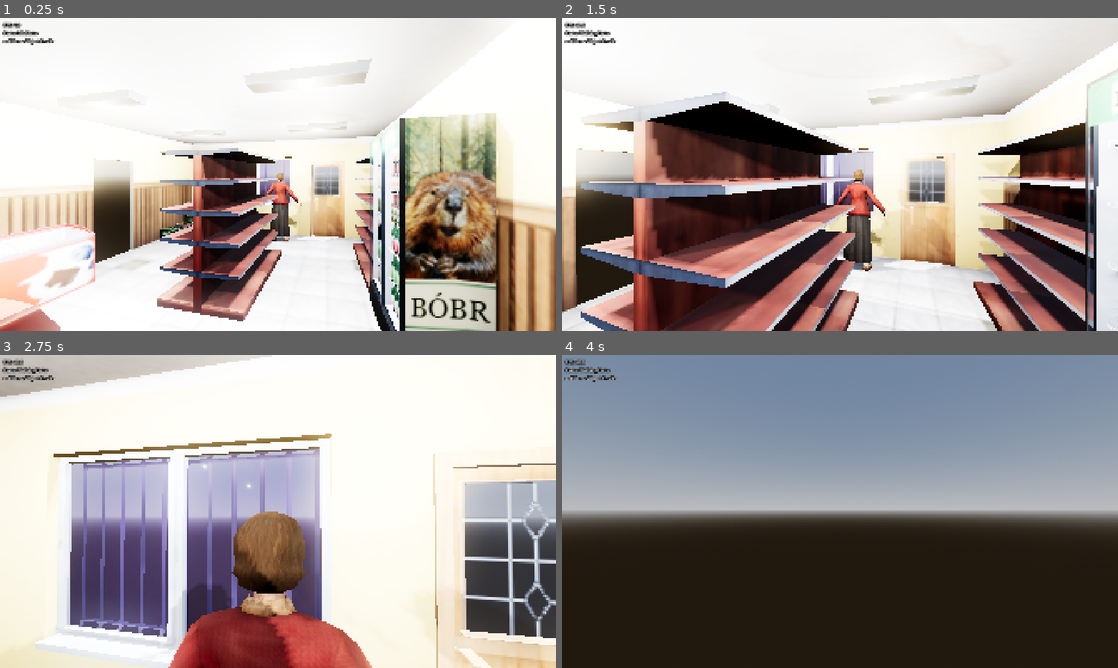
Above: before the commit, frames 1-4 (two rows, left to right).
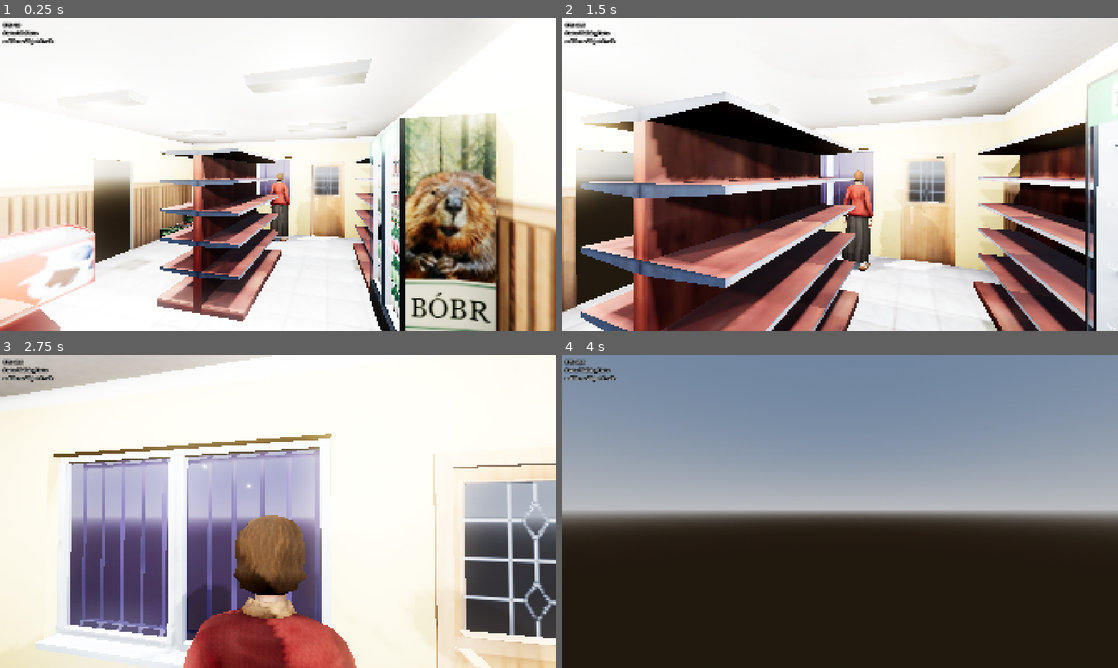
Above: after the commit, the same moments.

Repository: takanazwa5/ProjektMonopolowy
Game: Godot game, scene res://scenes/game/game.tscn
Two runs of this game, one before a commit and one after it. Both use one fixed random seed, a clock stepped at 60 frames per second and the inputs below.
Inputs (mouse positions are in pixels of both pictures, inside the frame that each line leads up to):
- Up to frame 1 (0.25 s): no input
- Up to frame 2 (1.5 s): tap Enter at 0.5 s; move the mouse to (867, 174) at 0.52 s; hold Ctrl (crouch) 0.53-1.28 s; hold W (walk_forward) from 0.53 s (still down); click (867, 174) at 0.67 s; move the mouse to (812, 174) at 1.27 s; tap G (drop_item) at 1.35 s
- Up to frame 3 (2.75 s): keep holding W (walk_forward); move the mouse to (289, 505) at 2.02 s; hold E (interact) from 2.03 s (still down)
- Up to frame 4 (4 s): keep holding W (walk_forward); move the mouse to (834, 517) at 2.77 s; release E (interact) at 2.78 s; tap K at 2.85 s; click (834, 517) at 2.92 s; move the mouse to (878, 514) at 3.52 s; hold L from 3.53 s (still down)

The runs differ from the first frame. In frame 1, 0.3% of the frame differs, in the area x 48-60%, y 51-72%; in frame 2, 0.6%; in frame 3, 2.1%, in the area x 30-79%, y 50-100%; in frame 4, nothing differs.

Commit message:
Add AnimationTree blend for NPC movement
Introduces AnimationTree nodes to all NPC scenes and updates npc.gd to blend between idle and walk animations based on movement speed. Replaces Player.SPEED_WALKING with a local WALKING_SPEED constant for NPCs and synchronizes animation blending with velocity.

Diff:
--- a/features/npc/Andzia/andzia.tscn
+++ b/features/npc/Andzia/andzia.tscn
@@ -7,6 +7,18 @@
 [sub_resource type="CapsuleShape3D" id="CapsuleShape3D_wmxm7"]
 radius = 0.3
 height = 1.8
+
+[sub_resource type="AnimationNodeAnimation" id="AnimationNodeAnimation_nb0pl"]
+animation = &"Rig/Idle_Base"
+
+[sub_resource type="AnimationNodeAnimation" id="AnimationNodeAnimation_cpjtm"]
+animation = &"Rig/Walk_Base"
+
+[sub_resource type="AnimationNodeBlendSpace1D" id="AnimationNodeBlendSpace1D_e8d3k"]
+blend_point_0/node = SubResource("AnimationNodeAnimation_nb0pl")
+blend_point_0/pos = 0.0
+blend_point_1/node = SubResource("AnimationNodeAnimation_cpjtm")
+blend_point_1/pos = 1.0
 
 [node name="Andzia" type="CharacterBody3D"]
 collision_layer = 8
@@ -33,3 +45,9 @@
 libraries = {
 &"Rig": ExtResource("2_553w5")
 }
+
+[node name="AnimationTree" type="AnimationTree" parent="."]
+root_node = NodePath("../character_andzia")
+tree_root = SubResource("AnimationNodeBlendSpace1D_e8d3k")
+anim_player = NodePath("../AnimationPlayer")
+parameters/blend_position = 0.0014925
--- a/features/npc/Basia/basia.tscn
+++ b/features/npc/Basia/basia.tscn
@@ -7,6 +7,18 @@
 [sub_resource type="CapsuleShape3D" id="CapsuleShape3D_wmxm7"]
 radius = 0.3
 height = 1.8
+
+[sub_resource type="AnimationNodeAnimation" id="AnimationNodeAnimation_nb0pl"]
+animation = &"Rig/Idle_Base"
+
+[sub_resource type="AnimationNodeAnimation" id="AnimationNodeAnimation_cpjtm"]
+animation = &"Rig/Walk_Base"
+
+[sub_resource type="AnimationNodeBlendSpace1D" id="AnimationNodeBlendSpace1D_atgwo"]
+blend_point_0/node = SubResource("AnimationNodeAnimation_nb0pl")
+blend_point_0/pos = 0.0
+blend_point_1/node = SubResource("AnimationNodeAnimation_cpjtm")
+blend_point_1/pos = 1.0
 
 [node name="Basia" type="CharacterBody3D"]
 collision_layer = 8
@@ -33,3 +45,9 @@
 libraries = {
 &"Rig": ExtResource("2_0suly")
 }
+
+[node name="AnimationTree" type="AnimationTree" parent="."]
+root_node = NodePath("../character_basia")
+tree_root = SubResource("AnimationNodeBlendSpace1D_atgwo")
+anim_player = NodePath("../AnimationPlayer")
+parameters/blend_position = 0.0014925
--- a/features/npc/Helena/helena.tscn
+++ b/features/npc/Helena/helena.tscn
@@ -7,6 +7,18 @@
 [sub_resource type="CapsuleShape3D" id="CapsuleShape3D_wmxm7"]
 radius = 0.3
 height = 1.8
+
+[sub_resource type="AnimationNodeAnimation" id="AnimationNodeAnimation_7fl6x"]
+animation = &"Rig/Idle_Base"
+
+[sub_resource type="AnimationNodeAnimation" id="AnimationNodeAnimation_1hqpf"]
+animation = &"Rig/Walk_Base"
+
+[sub_resource type="AnimationNodeBlendSpace1D" id="AnimationNodeBlendSpace1D_r1mlf"]
+blend_point_0/node = SubResource("AnimationNodeAnimation_7fl6x")
+blend_point_0/pos = 0.0
+blend_point_1/node = SubResource("AnimationNodeAnimation_1hqpf")
+blend_point_1/pos = 1.0
 
 [node name="Helena" type="CharacterBody3D"]
 collision_layer = 8
@@ -33,3 +45,9 @@
 libraries = {
 &"Rig": ExtResource("3_bji0j")
 }
+
+[node name="AnimationTree" type="AnimationTree" parent="."]
+root_node = NodePath("../character_helena")
+tree_root = SubResource("AnimationNodeBlendSpace1D_r1mlf")
+anim_player = NodePath("../AnimationPlayer")
+parameters/blend_position = 0.0014925
--- a/features/npc/Madzia/madzia.tscn
+++ b/features/npc/Madzia/madzia.tscn
@@ -7,6 +7,18 @@
 [sub_resource type="CapsuleShape3D" id="CapsuleShape3D_wmxm7"]
 radius = 0.3
 height = 1.8
+
+[sub_resource type="AnimationNodeAnimation" id="AnimationNodeAnimation_t0ibd"]
+animation = &"Rig/Idle_Base"
+
+[sub_resource type="AnimationNodeAnimation" id="AnimationNodeAnimation_kq6ui"]
+animation = &"Rig/Walk_Base"
+
+[sub_resource type="AnimationNodeBlendSpace1D" id="AnimationNodeBlendSpace1D_7ixpn"]
+blend_point_0/node = SubResource("AnimationNodeAnimation_t0ibd")
+blend_point_0/pos = 0.0
+blend_point_1/node = SubResource("AnimationNodeAnimation_kq6ui")
+blend_point_1/pos = 1.0
 
 [node name="Madzia" type="CharacterBody3D"]
 collision_layer = 8
@@ -33,3 +45,9 @@
 libraries = {
 &"Rig": ExtResource("3_7s2ej")
 }
+
+[node name="AnimationTree" type="AnimationTree" parent="."]
+root_node = NodePath("../character_madzia")
+tree_root = SubResource("AnimationNodeBlendSpace1D_7ixpn")
+anim_player = NodePath("../AnimationPlayer")
+parameters/blend_position = 0.0014925
--- a/features/npc/Seba/seba.tscn
+++ b/features/npc/Seba/seba.tscn
@@ -7,6 +7,18 @@
 [sub_resource type="CapsuleShape3D" id="CapsuleShape3D_wmxm7"]
 radius = 0.3
 height = 1.8
+
+[sub_resource type="AnimationNodeAnimation" id="AnimationNodeAnimation_6tbjb"]
+animation = &"Rig/Idle_Base"
+
+[sub_resource type="AnimationNodeAnimation" id="AnimationNodeAnimation_tbcmd"]
+animation = &"Rig/Walk_Base"
+
+[sub_resource type="AnimationNodeBlendSpace1D" id="AnimationNodeBlendSpace1D_j6gsq"]
+blend_point_0/node = SubResource("AnimationNodeAnimation_6tbjb")
+blend_point_0/pos = 0.0
+blend_point_1/node = SubResource("AnimationNodeAnimation_tbcmd")
+blend_point_1/pos = 1.0
 
 [node name="Seba" type="CharacterBody3D"]
 collision_layer = 8
@@ -33,3 +45,9 @@
 libraries = {
 &"Rig": ExtResource("3_563n0")
 }
+
+[node name="AnimationTree" type="AnimationTree" parent="."]
+root_node = NodePath("../character_seba")
+tree_root = SubResource("AnimationNodeBlendSpace1D_j6gsq")
+anim_player = NodePath("../AnimationPlayer")
+parameters/blend_position = 0.0014925
--- a/features/npc/Szef/szef.tscn
+++ b/features/npc/Szef/szef.tscn
@@ -7,6 +7,18 @@
 [sub_resource type="CapsuleShape3D" id="CapsuleShape3D_wmxm7"]
 radius = 0.3
 height = 1.8
+
+[sub_resource type="AnimationNodeAnimation" id="AnimationNodeAnimation_6aweu"]
+animation = &"Rig/Idle_Base"
+
+[sub_resource type="AnimationNodeAnimation" id="AnimationNodeAnimation_ooox2"]
+animation = &"Rig/Walk_Base"
+
+[sub_resource type="AnimationNodeBlendSpace1D" id="AnimationNodeBlendSpace1D_g88b1"]
+blend_point_0/node = SubResource("AnimationNodeAnimation_6aweu")
+blend_point_0/pos = 0.0
+blend_point_1/node = SubResource("AnimationNodeAnimation_ooox2")
+blend_point_1/pos = 1.0
 
 [node name="Szef" type="CharacterBody3D"]
 collision_layer = 8
@@ -33,3 +45,9 @@
 libraries = {
 &"Rig": ExtResource("3_eyslo")
 }
+
+[node name="AnimationTree" type="AnimationTree" parent="."]
+root_node = NodePath("../character_szef")
+tree_root = SubResource("AnimationNodeBlendSpace1D_g88b1")
+anim_player = NodePath("../AnimationPlayer")
+parameters/blend_position = 0.0014925
--- a/features/npc/Zdzisiu/zdzisiu.tscn
+++ b/features/npc/Zdzisiu/zdzisiu.tscn
@@ -7,6 +7,18 @@
 [sub_resource type="CapsuleShape3D" id="CapsuleShape3D_wmxm7"]
 radius = 0.3
 height = 1.8
+
+[sub_resource type="AnimationNodeAnimation" id="AnimationNodeAnimation_fyrvs"]
+animation = &"Rig/Idle_Base"
+
+[sub_resource type="AnimationNodeAnimation" id="AnimationNodeAnimation_nxrri"]
+animation = &"Rig/Walk_Base"
+
+[sub_resource type="AnimationNodeBlendSpace1D" id="AnimationNodeBlendSpace1D_6cyig"]
+blend_point_0/node = SubResource("AnimationNodeAnimation_fyrvs")
+blend_point_0/pos = 0.0
+blend_point_1/node = SubResource("AnimationNodeAnimation_nxrri")
+blend_point_1/pos = 1.0
 
 [node name="Zdzisiu" type="CharacterBody3D"]
 collision_layer = 8
@@ -33,3 +45,9 @@
 libraries = {
 &"Rig": ExtResource("3_kstgy")
 }
+
+[node name="AnimationTree" type="AnimationTree" parent="."]
+root_node = NodePath("../character_zdzisiu")
+tree_root = SubResource("AnimationNodeBlendSpace1D_6cyig")
+anim_player = NodePath("../AnimationPlayer")
+parameters/blend_position = 0.0014925
--- a/features/npc/npc.gd
+++ b/features/npc/npc.gd
@@ -2,9 +2,11 @@
 
 
 const ROTATION_SPEED: float = 10.0
+const WALKING_SPEED: float = 1.5
 
 
 @onready var navigation_agent_3d: NavigationAgent3D = %NavigationAgent3D
+@onready var animation_tree: AnimationTree = $AnimationTree
 
 
 func _ready() -> void:
@@ -30,8 +32,8 @@
 
 	if navigation_agent_3d.is_navigation_finished():
 
-		velocity.x = move_toward(velocity.x, 0, Player.SPEED_WALKING)
-		velocity.z = move_toward(velocity.z, 0, Player.SPEED_WALKING)
+		velocity.x = move_toward(velocity.x, 0, WALKING_SPEED)
+		velocity.z = move_toward(velocity.z, 0, WALKING_SPEED)
 
 	else:
 
@@ -41,10 +43,16 @@
 		var rotation_basis : Quaternion = Basis(left_axis, Vector3.UP, direction).get_rotation_quaternion()
 		var model_scale : Vector3 = transform.basis.get_scale()
 		transform.basis = Basis(transform.basis.get_rotation_quaternion().slerp(rotation_basis, delta * ROTATION_SPEED)).scaled(model_scale)
-		velocity.x = direction.x * Player.SPEED_WALKING
-		velocity.z = direction.z * Player.SPEED_WALKING
+		velocity.x = direction.x * WALKING_SPEED
+		velocity.z = direction.z * WALKING_SPEED
 
 	move_and_slide()
+
+
+func _process(_delta: float) -> void:
+
+	var blend_pos: float = remap(velocity.length(), 0.0, WALKING_SPEED, 0.0, 1.0)
+	animation_tree.set(&"parameters/blend_position", blend_pos)
 
 
 func _on_target_reached() -> void:
Not shown: 1 places in features/npc/Andzia/andzia.tscn that only renumber resources
Not shown: 1 places in features/npc/Basia/basia.tscn that only renumber resources
Not shown: 1 places in features/npc/Helena/helena.tscn that only renumber resources
Not shown: 1 places in features/npc/Madzia/madzia.tscn that only renumber resources
Not shown: 1 places in features/npc/Seba/seba.tscn that only renumber resources
Not shown: 1 places in features/npc/Szef/szef.tscn that only renumber resources
Not shown: 1 places in features/npc/Zdzisiu/zdzisiu.tscn that only renumber resources
